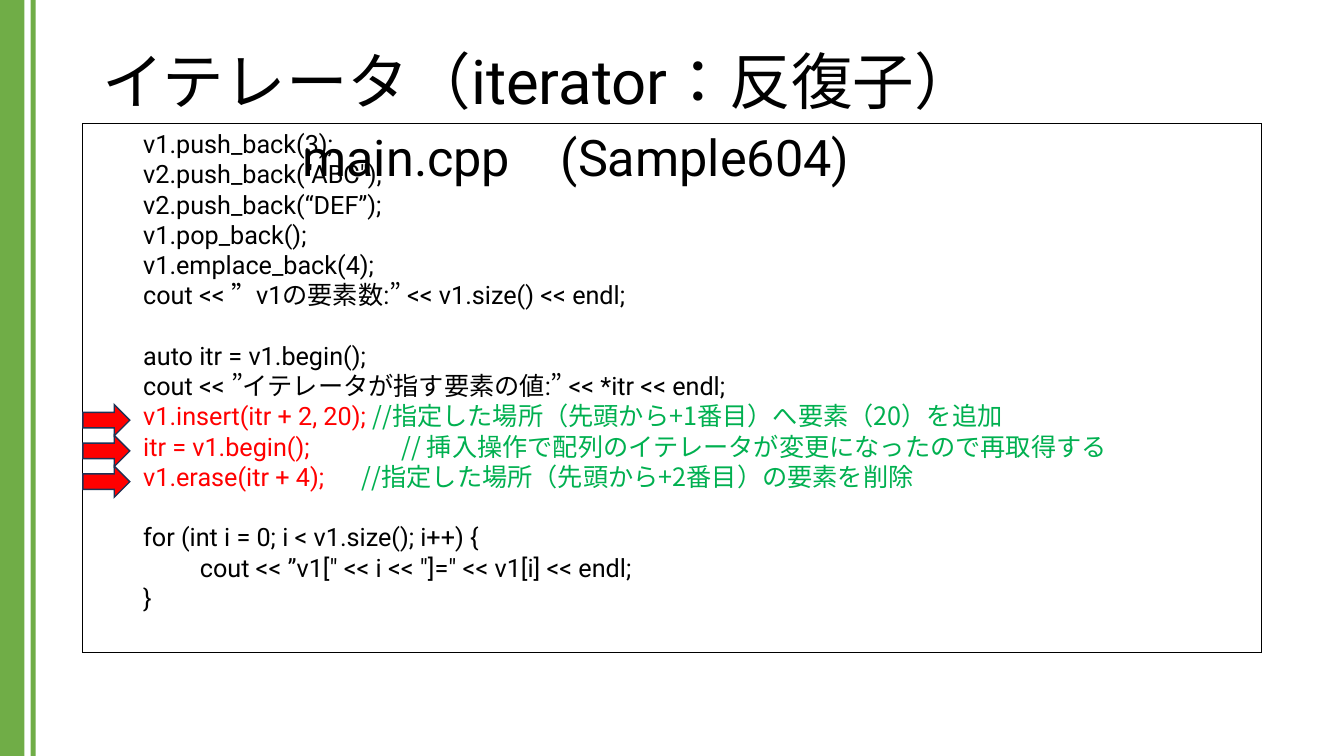
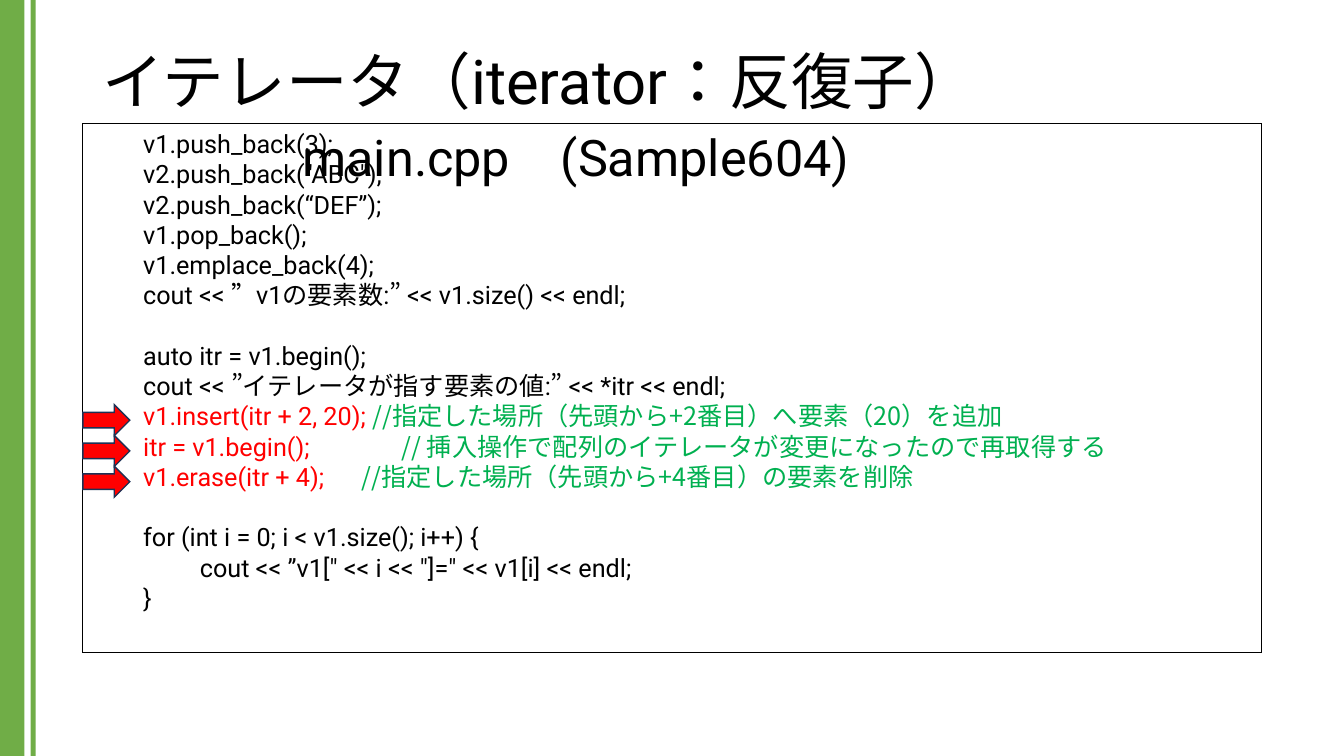
Before and after one commit to kic-murata/cpp2024, a slide deck: slide 24 of 授業資料/講義資料：Vectorクラス.pptx. Drawn at 1344x756 pixels with LibreOffice and Linux fonts; fonts in the diff are those of the drawing. Boxes give left, top, right and bottom in pixels: in the first picture for what was removed or moved away, otherwise in the second. Text is boxed around its words. In the diff, an @@ line names an element or a change of style, - is before the commit and + after.

```diff
--- a/授業資料/講義資料：Vectorクラス.pptx
+++ b/授業資料/講義資料：Vectorクラス.pptx
@@ text in rectangle at <box>143,369,1107,492</box>: text changed @@
-cout << ”イテレータが指す要素の値:” << *itr << endl;
-v1.insert(itr + 2, 20); //指定した場所（先頭から+1番目）へ要素（20）を追加
-itr = v1.begin(); // 挿入操作で配列のイテレータが変更になったので再取得する
-v1.erase(itr + 4); //指定した場所（先頭から+2番目）の要素を削除
+cout << ”イテレータが指す要素の値:” << *itr << endl;
+v1.insert(itr + 2, 20); //指定した場所（先頭から+2番目）へ要素（20）を追加
+itr = v1.begin(); // 挿入操作で配列のイテレータが変更になったので再取得する
+v1.erase(itr + 4); //指定した場所（先頭から+4番目）の要素を削除
```
Also in this commit, not shown: 3 other slides changed, 1 other file.
